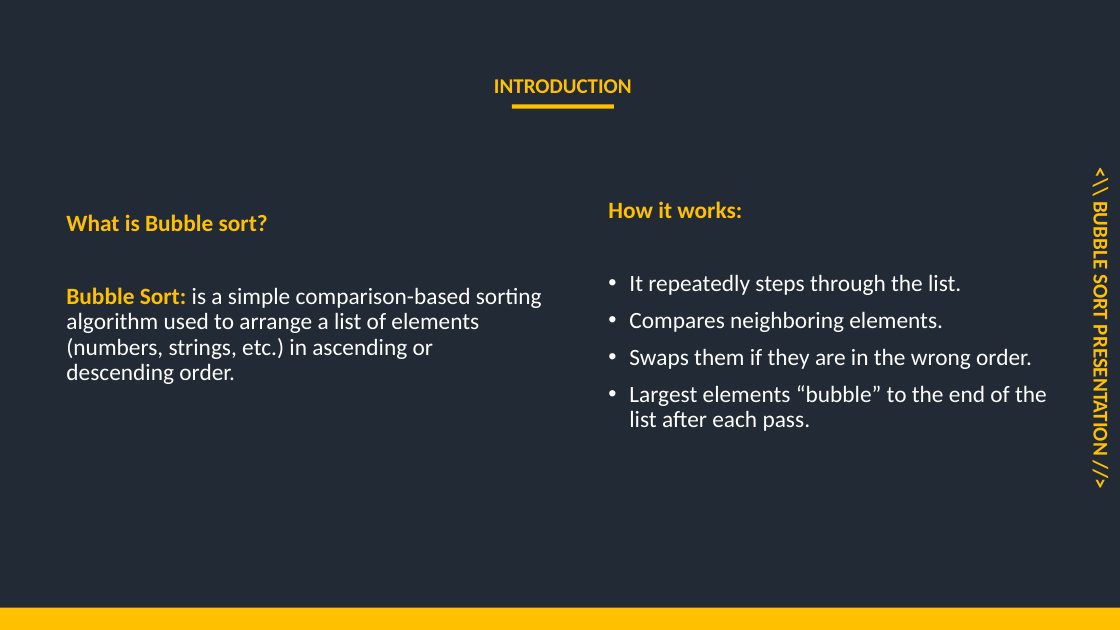
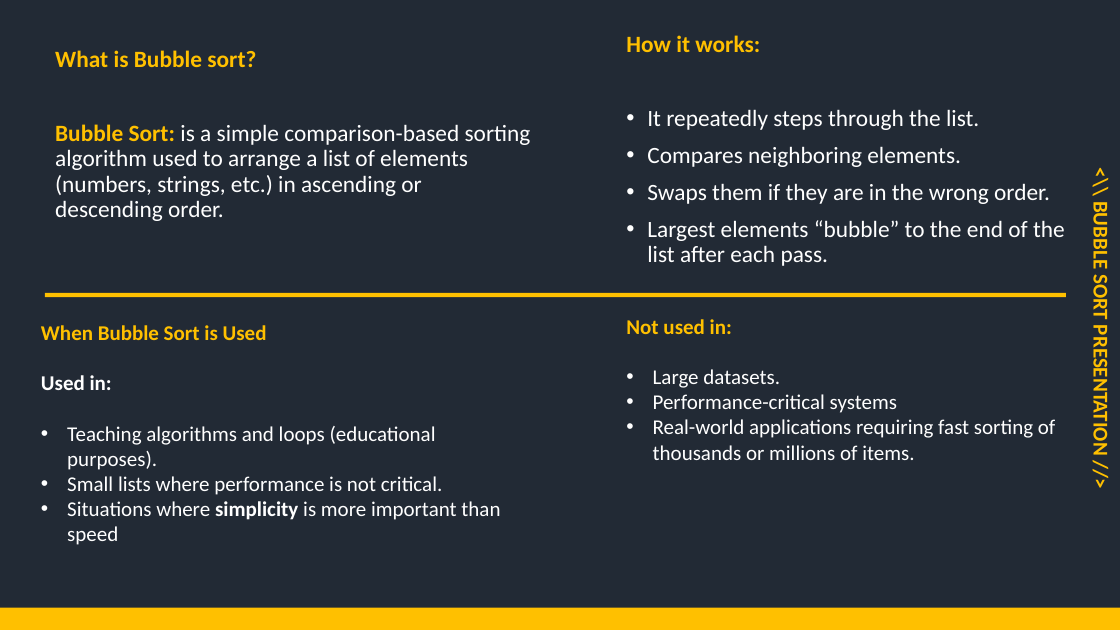
Before and after one commit to mutanganajoseph/Documents, a slide deck: slide 2 of auca/Sem-3/ICP/Assignment/Solution/Group4_Bubble_Sort_Presentation.pptx. Drawn at 1120x630 pixels with LibreOffice and Linux fonts; fonts in the diff are those of the drawing. Boxes give left, top, right and bottom in pixels: in the first picture for what was removed or moved away, otherwise in the second. Text is boxed around its words. In the diff, an @@ line names an element or a change of style, - is before the commit and + after.

```diff
--- a/auca/Sem-3/ICP/Assignment/Solution/Group4_Bubble_Sort_Presentation.pptx
+++ b/auca/Sem-3/ICP/Assignment/Solution/Group4_Bubble_Sort_Presentation.pptx
@@ text "How it works:" rewrapped from (608,201,1047,431) to (647,109,1065,266) @@
@@ text "What is Bubble sort?" rewrapped from (66,287,542,384) to (55,50,531,221) @@
@@ text removed at (494,79,632,93) @@
-INTRODUCTION
@@ rectangle removed at (512,104,614,108) @@
@@ rectangle added at (45,293,1066,297), fill #FFC000 @@
@@ text added at (41,325,500,545), 18 pt, text #FFFFFF @@
+When Bubble Sort is Used
+Used in:
+• Teaching algorithms and loops (educational purposes).
+• Small lists where performance is not critical.
+• Situations where simplicity is more important than speed
@@ text added at (626,319,1055,460), 18 pt, text #FFFFFF @@
+Not used in:
+• Large datasets.
+• Performance-critical systems
+• Real-world applications requiring fast sorting of thousands or millions of items.
```
Also in this commit, not shown: 6 other slides changed, 3 slides removed.
